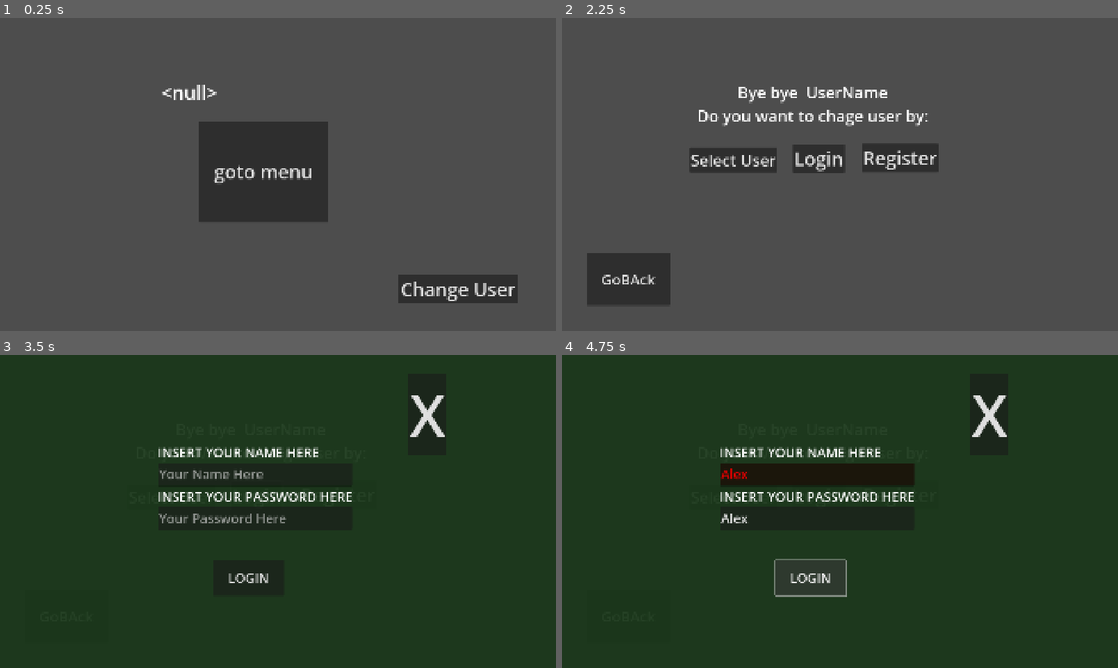
Above: before the commit, frames 1-4 (two rows, left to right).
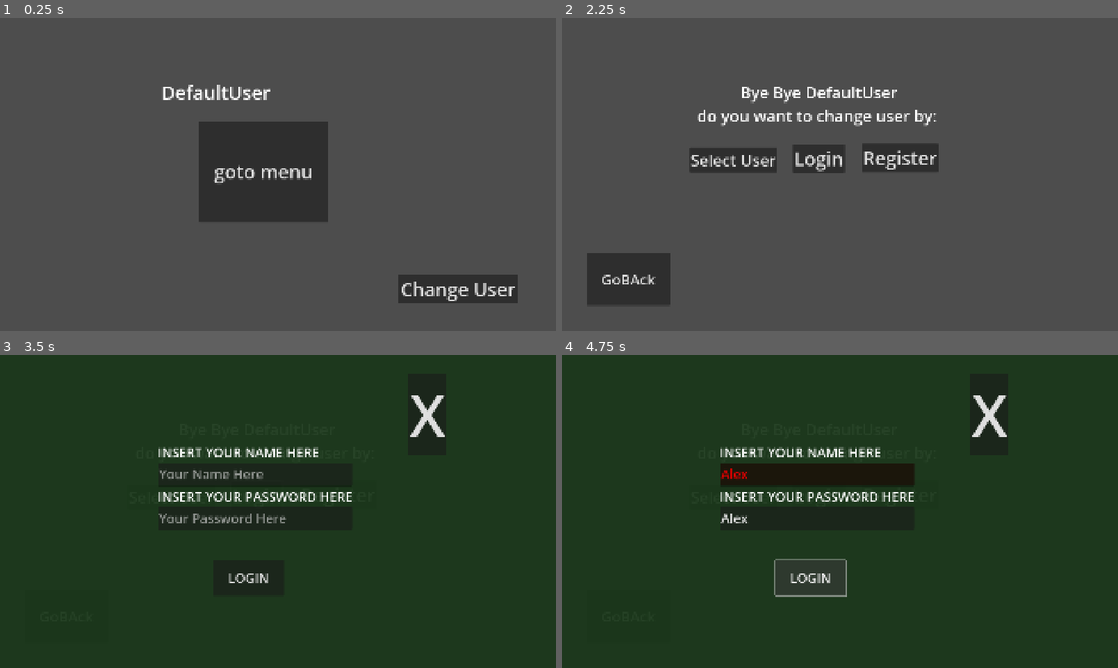
Above: after the commit, the same moments.

Repository: diablohumastudio/NvC-Data-Systems
Game: Godot game, scene res://main.tscn
The game is run twice, just before and just after one commit, with the same random seed, the same clock (stepped at 60 frames per second) and the same inputs. The engine's default icon, where the game draws it, is replaced by a stand-in: a white triangle on a blue panel in a dark square.
Inputs (mouse positions are in pixels of both pictures, inside the frame that each line leads up to):
- Up to frame 1 (0.25 s): no input
- Up to frame 2 (2.25 s): click "Change User" at 0.5 s; click "GoBAck" at 1.25 s; click "Change User" at 2 s
- Up to frame 3 (3.5 s): click "Login" at 2.75 s
- Up to frame 4 (4.75 s): click (817, 473) at 3.52 s; type "Alex" at 3.6 s; click (817, 517) at 3.75 s; type "Alex" at 3.83 s; click "LOGIN" at 4.25 s

The runs differ from the first frame. In frame 1, 0.6% of the frame differs, in the area x 29-49%, y 21-27%; in frame 2, 1.5%, in the area x 24-68%, y 22-35%; in frame 3, less than 0.1%; in frame 4, less than 0.1%.
Error before the commit: Parse Error: Could not find type "UDAlly" in the current scope. (res://global_systems/user_data_system/data_files_loader.gd:23)

Commit message:
system and test_screens created for Allies system. property in user_Data. user_allies_invetory, ally, ud_ally classes. allies and ud_allies. Action payloads for unlocked and upgrade ally. state_changer for unlocked_ally.

Diff:
--- a/data/actions/model/action.gd
+++ b/data/actions/model/action.gd
@@ -1,6 +1,6 @@
 class_name Action extends Resource
 
-enum TYPES {LV_COMPLTD, ENEMY_KILLED, LV_COMPLTD_ALL_CANONS}
+enum TYPES {LV_COMPLTD, ENEMY_KILLED, LV_COMPLTD_ALL_CANONS, UNLOCK_ALLY, UPGRADE_ALLY}
 
 var type: TYPES
 var payload: Payload
@@ -31,3 +31,15 @@
 	func _init(_level_id: Level.IDs, _canons_alive: int) -> void:
 		level_id = _level_id
 		canons_alive = _canons_alive
+
+class PayUnlockAlly extends Payload:
+	var ally_id: Ally.IDs
+
+	func _init(_ally_id: Ally.IDs) -> void:
+		ally_id = _ally_id
+
+class PayUpgradeAlly extends Payload:
+	var ally_id: Ally.IDs
+
+	func _init(_ally_id: Ally.IDs) -> void:
+		ally_id = _ally_id
--- /dev/null
+++ b/data/allies/data/money_provider.tres
@@ -0,0 +1,15 @@
+[gd_resource type="Resource" script_class="Ally" load_steps=4 format=3 uid="uid://dnxrv0styygjo"]
+
+[ext_resource type="Script" uid="uid://ccntxav05c4k" path="res://data/allies/model/ally.gd" id="1_x8xu7"]
+[ext_resource type="Texture2D" uid="uid://fiodc4axyxnb" path="res://data/allies/assets/money_provider/assets/chest_thumbnail.png" id="2_d0myk"]
+[ext_resource type="Resource" uid="uid://tnci7ph2ia3c" path="res://data/ud_allies/data/ud_money_provider.tres" id="3_8vdq5"]
+
+[resource]
+script = ExtResource("1_x8xu7")
+id = 1
+ally_name = "Money provider"
+description = "sfdsfd"
+thumbnail = ExtResource("2_d0myk")
+price = 250
+ud_ally = ExtResource("3_8vdq5")
+metadata/_custom_type_script = "uid://ccntxav05c4k"
--- /dev/null
+++ b/data/allies/data/shoter_ally.tres
@@ -0,0 +1,15 @@
+[gd_resource type="Resource" script_class="Ally" load_steps=4 format=3 uid="uid://bxaddilaeyy62"]
+
+[ext_resource type="Script" uid="uid://ccntxav05c4k" path="res://data/allies/model/ally.gd" id="1_i87kw"]
+[ext_resource type="Texture2D" uid="uid://clqhwebs0bq0b" path="res://data/allies/assets/shoter_ally/assets/enemy_thumbnail_bayonet.png" id="2_xyo8g"]
+[ext_resource type="Resource" uid="uid://imhtlxk5ynnx" path="res://data/ud_allies/data/ud_shoter_ally.tres" id="3_xyo8g"]
+
+[resource]
+script = ExtResource("1_i87kw")
+id = 0
+ally_name = "shotet ally"
+description = ""
+thumbnail = ExtResource("2_xyo8g")
+price = 300
+ud_ally = ExtResource("3_xyo8g")
+metadata/_custom_type_script = "uid://ccntxav05c4k"
--- /dev/null
+++ b/data/allies/model/ally.gd
@@ -0,0 +1,20 @@
+class_name Ally extends Resource
+
+enum IDs { SHOTING_ALLY, MONEY_PROVIDER }
+
+@export var id: IDs
+
+@export var ally_name: String
+@export var description: String
+@export var thumbnail: Texture2D
+@export var price: int
+
+@export var ud_ally: UDAlly : set = _set_ud_ally
+
+@export var scene: PackedScene
+
+func _set_ud_ally(new_value:UDAlly) -> void:
+	ud_ally = new_value
+	for saved_ud_ally in UDS.current_user_data.allies_inventory.ud_allies:
+		if saved_ud_ally.id == ud_ally.id:
+			ud_ally = saved_ud_ally
--- /dev/null
+++ b/data/state_changers/data/sc_unlock_ally.tres
@@ -0,0 +1,8 @@
+[gd_resource type="Resource" script_class="SCUnlockAlly" load_steps=2 format=3 uid="uid://qllrk7jlwj57"]
+
+[ext_resource type="Script" uid="uid://bvn8mw66t3prb" path="res://data/state_changers/model/sc_unlock_ally.gd" id="1_fo60m"]
+
+[resource]
+script = ExtResource("1_fo60m")
+type = 3
+metadata/_custom_type_script = "uid://bvn8mw66t3prb"
--- /dev/null
+++ b/data/state_changers/model/sc_unlock_ally.gd
@@ -0,0 +1,12 @@
+class_name SCUnlockAlly extends StateChanger
+
+func _init() -> void:
+	type = Action.TYPES.UNLOCK_ALLY
+
+func change_state(action: Action):
+	var payload: Action.PayUnlockAlly = action.payload
+	var ally_id = payload.ally_id
+
+	for ud_ally in UDS.current_user_data.allies_inventory.ud_allies:
+		if ud_ally.id == ally_id:
+			ud_ally.locked = false
--- /dev/null
+++ b/data/state_changers/model/sc_upgrade_ally.gd
@@ -0,0 +1,12 @@
+class_name SCUpgradeAlly extends StateChanger
+
+func _init() -> void:
+	type = Action.TYPES.UPGRADE_ALLY
+
+func change_state(action: Action):
+	var payload: Action.PayUpgradeAlly = action.payload
+	var ally_id = payload.ally_id
+
+	for ud_ally in UDS.current_user_data.allies_inventory.ud_allies:
+		if ud_ally.id == ally_id:
+			ud_ally.level = ud_ally.level + 1
--- /dev/null
+++ b/data/ud_allies/data/ud_money_provider.tres
@@ -0,0 +1,10 @@
+[gd_resource type="Resource" script_class="UDAlly" load_steps=2 format=3 uid="uid://tnci7ph2ia3c"]
+
+[ext_resource type="Script" uid="uid://lucdai2ohj0b" path="res://data/ud_allies/model/ud_ally.gd" id="1_f2g1w"]
+
+[resource]
+script = ExtResource("1_f2g1w")
+id = 1
+locked = true
+level = 1
+metadata/_custom_type_script = "uid://lucdai2ohj0b"
--- /dev/null
+++ b/data/ud_allies/data/ud_shoter_ally.tres
@@ -0,0 +1,10 @@
+[gd_resource type="Resource" script_class="UDAlly" load_steps=2 format=3 uid="uid://imhtlxk5ynnx"]
+
+[ext_resource type="Script" uid="uid://lucdai2ohj0b" path="res://data/ud_allies/model/ud_ally.gd" id="1_ttwn6"]
+
+[resource]
+script = ExtResource("1_ttwn6")
+id = 0
+locked = true
+level = 1
+metadata/_custom_type_script = "uid://lucdai2ohj0b"
--- /dev/null
+++ b/data/ud_allies/model/ud_ally.gd
@@ -0,0 +1,6 @@
+class_name UDAlly extends Resource
+
+@export var id : Ally.IDs
+
+@export var locked: bool = true
+@export var level: int = 1
--- a/global_systems/global_constants/global_constants.gd
+++ b/global_systems/global_constants/global_constants.gd
@@ -8,5 +8,6 @@
 	"GAME": "uid://c2b4jldseu5vs",
 	"ACHIEVEMENTS": "uid://bbsi2yvced0xh",
 	"WELCOME_MENU": "uid://iusscgq60rcy",
-	"LOGIN_REGISTER_MENU": "uid://cxxmq32l3eqdc"
+	"LOGIN_REGISTER_MENU": "uid://cxxmq32l3eqdc",
+	"ALLIES_MARKET": "uid://d25cnc38vhdvn"
 }
--- /dev/null
+++ b/global_systems/user_data_system/user_data/user_allies_inventory.gd
@@ -0,0 +1,3 @@
+class_name UserAlliesInventory extends Resource
+
+@export var ud_allies: Array[UDAlly]
--- a/global_systems/user_data_system/user_data/user_data.gd
+++ b/global_systems/user_data_system/user_data/user_data.gd
@@ -4,3 +4,4 @@
 @export var progress: UserProgress = UserProgress.new()
 @export var ud_achievements: UserAchievements = UserAchievements.new()
 @export var stats: UserStats = UserStats.new()
+@export var allies_inventory: UserAlliesInventory = UserAlliesInventory.new()
--- a/global_systems/user_data_system/user_data_system.gd
+++ b/global_systems/user_data_system/user_data_system.gd
@@ -30,6 +30,7 @@
 	new_user_data.user_name = user_credentials.user_name
 	new_user_data.progress.ud_levels = DataFilesLoader.create_ud_levels_from_res_files()
 	new_user_data.ud_achievements.ud_achievements = DataFilesLoader.create_ud_achievements_from_res_files()
+	new_user_data.allies_inventory.ud_allies = DataFilesLoader.create_ud_allies_from_res_files()
 
 	if set_to_current:
 		var new_user_index: int = users_credentials.credentials.find(user_credentials)
--- /dev/null
+++ b/screens/allies_market/allies_market.gd
@@ -0,0 +1,22 @@
+class_name AlliesMarket extends Control
+
+var allies: Array[Ally]
+
+func _ready() -> void:
+	allies = DataFilesLoader.get_allies_from_res_files()
+	for child in %MAPContainer.get_children():
+		child.queue_free()
+	for ally in allies:
+		var new_ally_presenter: MarketAllyPresenter = load("res://screens/allies_market/market_ally_presenter/market_ally_presenter.tscn").instantiate()
+		new_ally_presenter.ally = ally
+		%MAPContainer.add_child(new_ally_presenter)
+
+func _on_go_back_btn_pressed() -> void:
+	SMS.change_scene(GC.SCREENS_UIDS.MENU)
+
+func _on_present_unlocked_allies_button_pressed() -> void:
+	var text_to_present: String = ""
+	for ally in allies:
+		if !ally.ud_ally.locked:
+			text_to_present = text_to_present + str(ally.ally_name) + "\n"
+	%PresentUnlockedAlliesLabel.text = text_to_present
--- /dev/null
+++ b/screens/allies_market/allies_market.tscn
@@ -0,0 +1,71 @@
+[gd_scene load_steps=4 format=3 uid="uid://d25cnc38vhdvn"]
+
+[ext_resource type="Script" uid="uid://cm6ttotc04vt3" path="res://screens/allies_market/allies_market.gd" id="1_fgbw5"]
+[ext_resource type="PackedScene" uid="uid://cn2bbomafg8ko" path="res://screens/allies_market/market_ally_presenter/market_ally_presenter.tscn" id="1_tbd4s"]
+[ext_resource type="Resource" uid="uid://dnxrv0styygjo" path="res://data/allies/data/money_provider.tres" id="2_c2b2q"]
+
+[node name="AlliesMarket" type="Control"]
+layout_mode = 3
+anchors_preset = 15
+anchor_right = 1.0
+anchor_bottom = 1.0
+grow_horizontal = 2
+grow_vertical = 2
+script = ExtResource("1_fgbw5")
+
+[node name="Title" type="Label" parent="."]
+layout_mode = 0
+offset_left = 518.0
+offset_top = 120.0
+offset_right = 1259.0
+offset_bottom = 257.0
+theme_override_font_sizes/font_size = 100
+text = "ALLIES MARKET"
+
+[node name="MAPContainer" type="HBoxContainer" parent="."]
+unique_name_in_owner = true
+layout_mode = 1
+anchors_preset = 8
+anchor_left = 0.5
+anchor_top = 0.5
+anchor_right = 0.5
+anchor_bottom = 0.5
+offset_left = -266.5
+offset_top = -99.5
+offset_right = 100.5
+offset_bottom = 105.5
+grow_horizontal = 2
+grow_vertical = 2
+
+[node name="MarketAllyPresenter" parent="MAPContainer" instance=ExtResource("1_tbd4s")]
+layout_mode = 2
+ally = ExtResource("2_c2b2q")
+
+[node name="GoBackBtn" type="Button" parent="."]
+layout_mode = 0
+offset_left = 55.0
+offset_top = 915.0
+offset_right = 278.0
+offset_bottom = 999.0
+theme_override_font_sizes/font_size = 55
+text = "Go Back"
+
+[node name="VBoxContainer" type="VBoxContainer" parent="."]
+layout_mode = 0
+offset_left = 1314.0
+offset_top = 688.0
+offset_right = 1823.0
+offset_bottom = 786.0
+
+[node name="PresentUnlockedAlliesButton" type="Button" parent="VBoxContainer"]
+layout_mode = 2
+theme_override_font_sizes/font_size = 45
+text = "present unlocked allies"
+
+[node name="PresentUnlockedAlliesLabel" type="Label" parent="VBoxContainer"]
+unique_name_in_owner = true
+layout_mode = 2
+theme_override_font_sizes/font_size = 40
+
+[connection signal="pressed" from="GoBackBtn" to="." method="_on_go_back_btn_pressed"]
+[connection signal="pressed" from="VBoxContainer/PresentUnlockedAlliesButton" to="." method="_on_present_unlocked_allies_button_pressed"]
--- /dev/null
+++ b/screens/allies_market/market_ally_presenter/market_ally_presenter.gd
@@ -0,0 +1,20 @@
+@tool
+class_name MarketAllyPresenter extends VBoxContainer
+
+@export var ally: Ally : set = _set_ally
+
+func _set_ally(new_value: Ally) -> void:
+	ally = new_value
+	set_visuals()
+
+func set_visuals() -> void:
+	if ally.thumbnail:
+		%AllyThumbnail.texture = ally.thumbnail
+	%AllyName.text = ally.ally_name
+	%AllyPrice.text = str(ally.price)
+	if ally.ud_ally.locked == false:
+		%AllyPrice.text = "ALREADY BUYED"
+		%BuyBtn.disabled = true
+
+func _on_buy_btn_pressed() -> void:
+	ACS.set_action(Action.new(Action.TYPES.UNLOCK_ALLY, Action.PayUnlockAlly.new(ally.id)))
--- /dev/null
+++ b/screens/allies_market/market_ally_presenter/market_ally_presenter.tscn
@@ -0,0 +1,38 @@
+[gd_scene load_steps=3 format=3 uid="uid://cn2bbomafg8ko"]
+
+[ext_resource type="Texture2D" uid="uid://dglhyp43egvd6" path="res://icon.svg" id="1_48mtx"]
+[ext_resource type="Script" uid="uid://b456afpsir50f" path="res://screens/allies_market/market_ally_presenter/market_ally_presenter.gd" id="1_g813r"]
+
+[node name="MarketAllyPresenter" type="VBoxContainer"]
+script = ExtResource("1_g813r")
+
+[node name="HBoxContainer" type="HBoxContainer" parent="."]
+layout_mode = 2
+
+[node name="AllyThumbnail" type="TextureRect" parent="HBoxContainer"]
+unique_name_in_owner = true
+layout_mode = 2
+texture = ExtResource("1_48mtx")
+
+[node name="VBoxContainer" type="VBoxContainer" parent="HBoxContainer"]
+layout_mode = 2
+
+[node name="AllyName" type="Label" parent="HBoxContainer/VBoxContainer"]
+unique_name_in_owner = true
+layout_mode = 2
+theme_override_font_sizes/font_size = 45
+text = "Shoter Ally"
+
+[node name="AllyPrice" type="Label" parent="HBoxContainer/VBoxContainer"]
+unique_name_in_owner = true
+layout_mode = 2
+theme_override_font_sizes/font_size = 45
+text = "500"
+
+[node name="BuyBtn" type="Button" parent="."]
+unique_name_in_owner = true
+layout_mode = 2
+theme_override_font_sizes/font_size = 45
+text = "BUY"
+
+[connection signal="pressed" from="BuyBtn" to="." method="_on_buy_btn_pressed"]
--- a/screens/menu/menu.gd
+++ b/screens/menu/menu.gd
@@ -8,3 +8,6 @@
 
 func _on_go_back_btn_pressed() -> void:
 	SMS.change_scene(GC.SCREENS_UIDS.WELCOME_MENU)
+
+func _on_goto_market_btn_pressed() -> void:
+	SMS.change_scene(GC.SCREENS_UIDS.ALLIES_MARKET)
--- a/screens/menu/menu.tscn
+++ b/screens/menu/menu.tscn
@@ -18,6 +18,7 @@
 script = ExtResource("1_pbjm4")
 
 [node name="LevelBtn" parent="." instance=ExtResource("1_j0t7f")]
+self_modulate = Color(0, 1, 1, 1)
 layout_mode = 1
 offset_left = 63.0
 offset_top = 149.0
@@ -104,6 +105,16 @@
 theme_override_font_sizes/font_size = 35
 text = "Go Back"
 
+[node name="GotoMarketBtn" type="Button" parent="."]
+layout_mode = 0
+offset_left = 1427.0
+offset_top = 768.0
+offset_right = 1838.0
+offset_bottom = 851.0
+theme_override_font_sizes/font_size = 35
+text = "Go to Allies Market"
+
 [connection signal="pressed" from="SaveBtn" to="." method="_on_save_btn_pressed"]
 [connection signal="pressed" from="GotoAchievementsScreenBtn" to="." method="_on_goto_achievements_screen_btn_pressed"]
 [connection signal="pressed" from="GoBackBtn" to="." method="_on_go_back_btn_pressed"]
+[connection signal="pressed" from="GotoMarketBtn" to="." method="_on_goto_market_btn_pressed"]
Binary file added: data/allies/assets/money_provider/assets/chest_thumbnail.png
Not shown, added: data/allies/assets/money_provider/assets/chest_thumbnail.png.import
Binary file added: data/allies/assets/shoter_ally/assets/enemy_thumbnail_bayonet.png
Not shown, added: data/allies/assets/shoter_ally/assets/enemy_thumbnail_bayonet.png.import
Not shown, added: data/allies/model/ally.gd.uid
Not shown, added: data/state_changers/model/sc_unlock_ally.gd.uid
Not shown, added: data/state_changers/model/sc_upgrade_ally.gd.uid
Not shown, added: data/ud_allies/model/ud_ally.gd.uid
Not shown, added: global_systems/user_data_system/user_data/user_allies_inventory.gd.uid
Not shown, added: screens/allies_market/allies_market.gd.uid
Not shown, added: screens/allies_market/market_ally_presenter/market_ally_presenter.gd.uid
